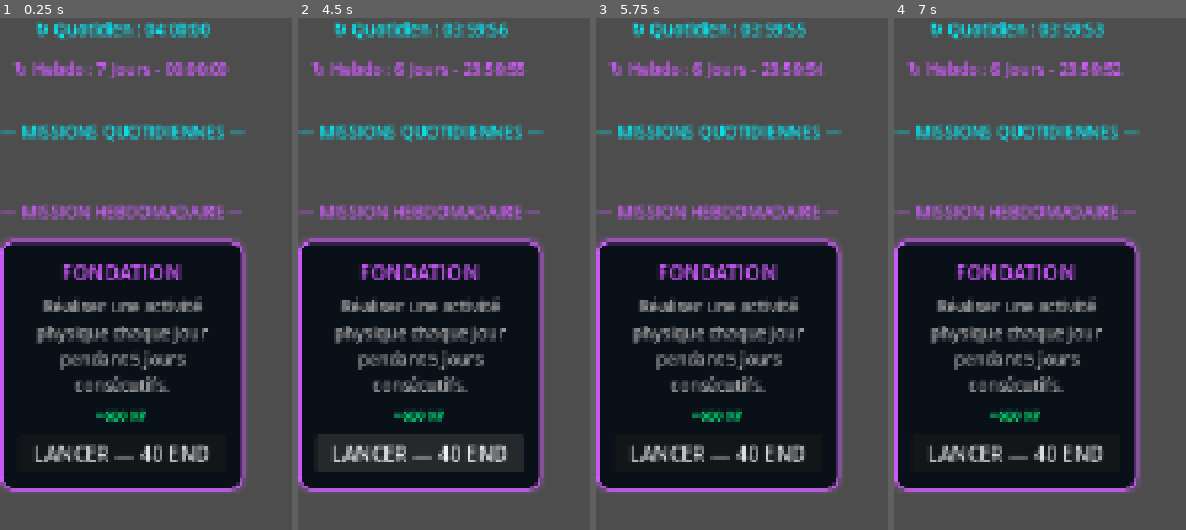
Above: before the commit, frames 1-4 (left to right).
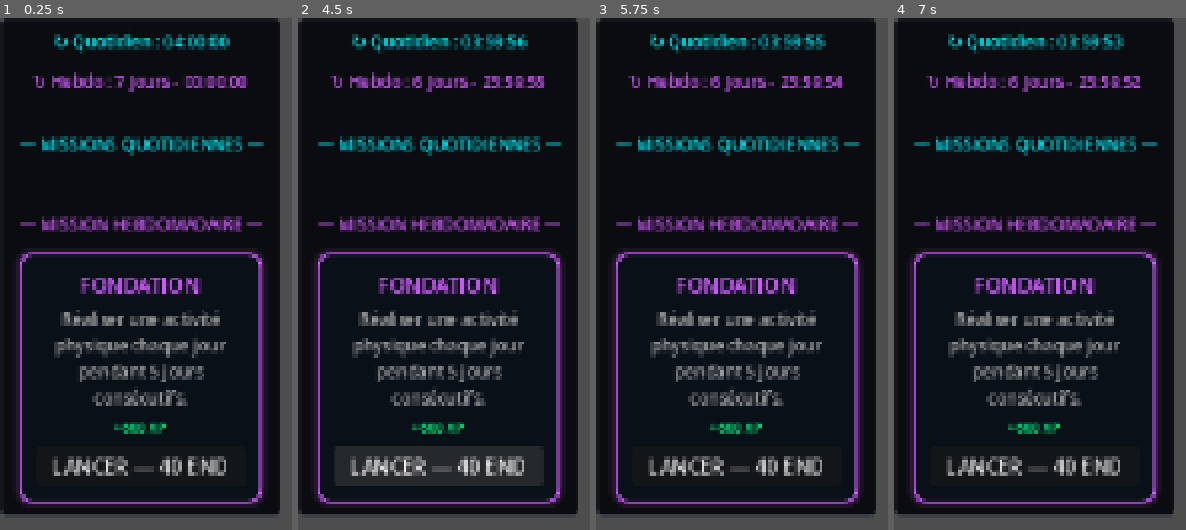
Above: after the commit, the same moments.

Repository: Argoht/Jeu
Game: Godot game, scene res://Scenes/MissionsUI.tscn
Two runs of this game, one before a commit and one after it. Both use one fixed random seed, a clock stepped at 60 frames per second and the inputs below.
Inputs:
- Up to frame 1 (0.25 s): no input
- Up to frame 2 (4.5 s): click "LANCER — 15 END" at 0.5 s; click "LANCER — 15 END" at 1.25 s; click "LANCER — 15 END" at 2 s; click "LANCER — 15 END" at 2.75 s; click "LANCER — 15 END" at 3.5 s; click "LANCER — 40 END" at 4.25 s
- Up to frame 3 (5.75 s): click "LANCER — 15 END" at 5 s
- Up to frame 4 (7 s): click "LANCER — 15 END" at 5.75 s; click "LANCER — 15 END" at 6.5 s

The runs differ from the first frame. In frame 1, 67% of the frame differs, in the area x 0-96%, y 0-97%; in frame 2, 71%; in frame 3, 67%; in frame 4, 67%.

Commit message:
fix: uniformiser le style visuel Missions = Personnage
- Suppression du print debug et await inutiles dans _on_nav_pressed
- MissionsUI : fond sombre + bordure identiques aux panels HeroFrame/StatsFrame
- MissionsUI : marges internes 15px/10px pour aligner avec les panels Personnage

https://claude.ai/code/session_01VGnCawgKJHBkuUZSXrugfE

Diff:
--- a/jeu/Scripts/MainScene.gd
+++ b/jeu/Scripts/MainScene.gd
@@ -144,12 +144,6 @@
 		_missions_panel.hide()
 		hero_frame.show(); stats_frame.show(); inv_panel.show()
 		update_ui()
-	await get_tree().process_frame
-	var nav = $VBox/Nav
-	var vbox = $VBox
-	print("[NAV] tab=%s | VBox.size=%s | Nav.size=%s | Nav.pos=%s | GameZone.size=%s" % [
-		tab_name, vbox.size, nav.size, nav.position, $VBox/GameZone.size
-	])
 
 # ---------------------------------------------------------------------------
 # UI update
--- a/jeu/Scripts/MissionsUI.gd
+++ b/jeu/Scripts/MissionsUI.gd
@@ -3,10 +3,26 @@
 var _main_vbox: VBoxContainer
 var _daily_vbox: VBoxContainer
 var _timer_acc: float = 0.0
+var _panel_style: StyleBoxFlat
 
 func _ready():
 	size_flags_horizontal = Control.SIZE_EXPAND_FILL
 	size_flags_vertical = Control.SIZE_EXPAND_FILL
+
+	# Style identique aux panels HeroFrame/StatsFrame de l'onglet Personnage
+	_panel_style = StyleBoxFlat.new()
+	_panel_style.bg_color = Color(0.043, 0.047, 0.059, 1)
+	_panel_style.border_width_left = 1; _panel_style.border_width_top = 1
+	_panel_style.border_width_right = 1; _panel_style.border_width_bottom = 1
+	_panel_style.border_color = Color(0.149, 0.173, 0.212, 1)
+	_panel_style.corner_radius_top_left = 4; _panel_style.corner_radius_top_right = 4
+	_panel_style.corner_radius_bottom_right = 4; _panel_style.corner_radius_bottom_left = 4
+
+	# Marges internes identiques aux panels Personnage (15px)
+	add_theme_constant_override("margin_left", 15)
+	add_theme_constant_override("margin_right", 15)
+	add_theme_constant_override("margin_top", 10)
+	add_theme_constant_override("margin_bottom", 10)
 
 	_main_vbox = VBoxContainer.new()
 	_main_vbox.size_flags_horizontal = Control.SIZE_EXPAND_FILL
@@ -16,6 +32,10 @@
 
 	GlobalEngine.missions_changed.connect(_build_static_ui)
 	_build_static_ui()
+
+func _draw():
+	if _panel_style:
+		_panel_style.draw(get_canvas_item(), Rect2(Vector2.ZERO, size))
 
 func _build_static_ui():
 	for child in _main_vbox.get_children(): child.queue_free()
